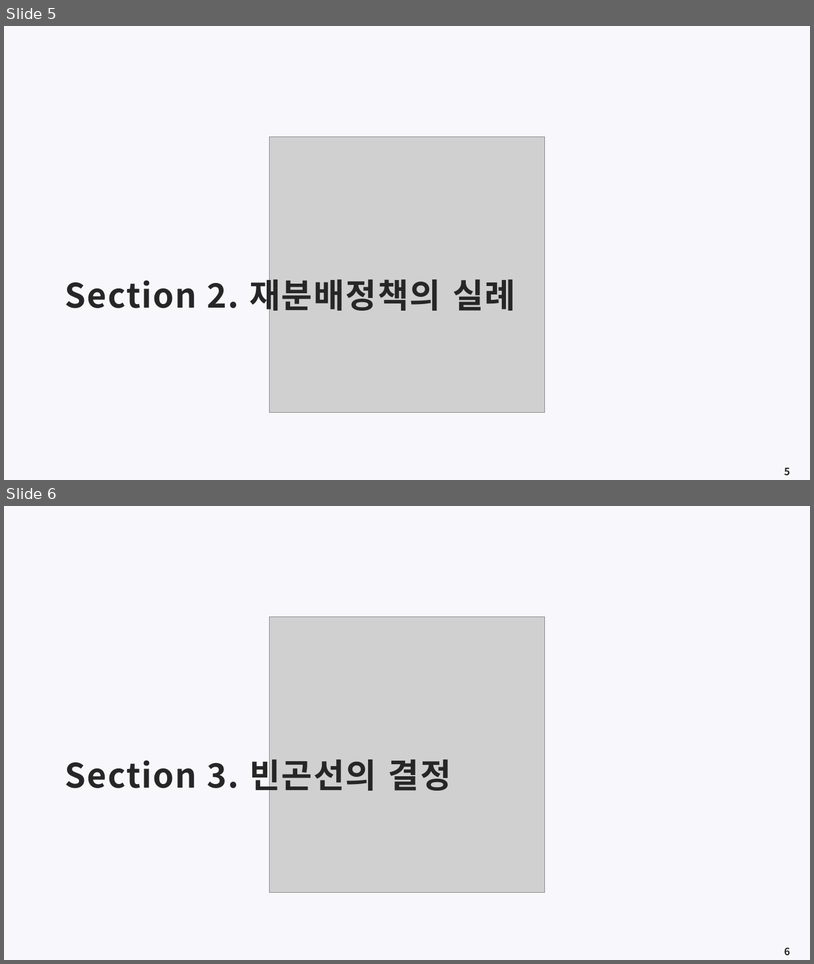
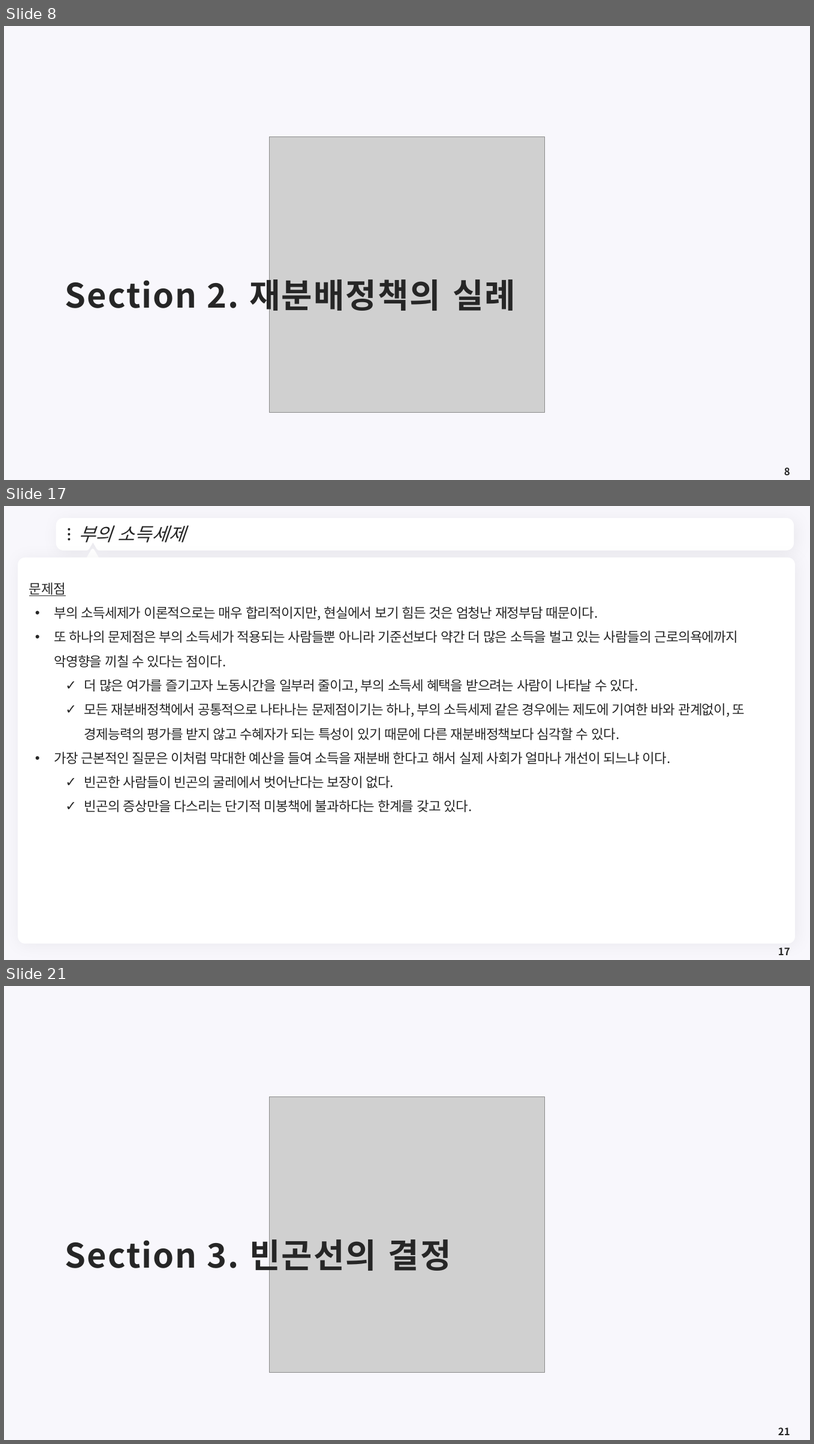
Before and after one commit to meandthey/Teaching, a slide deck: 재정학/01_Lectures/재정학_Chapter_9.pptx. Shown one above the other, each under a label of ours: slides 5 and 6 before the commit, slides 8, 17 and 21 after it; the slides between them are not shown. The pictures are 814x964 and 814x1444 pixels, drawn with LibreOffice and Linux fonts; fonts in the diff are those of the drawing; grey boxes stand for pictures; background and template pictures are left out. Boxes give left, top, right and bottom in pixels: in the first picture for what was removed or moved away, otherwise in the second. Text is boxed around its words. In the diff, an @@ line names an element or a change of style, - is before the commit and + after.

```diff
--- a/재정학/01_Lectures/재정학_Chapter_9.pptx
+++ b/재정학/01_Lectures/재정학_Chapter_9.pptx
@@ slide 17 added at [4, 506, 810, 960], background #F8F7FC @@
@@ freeform shape added at [59, 521, 792, 548], fill #FFFFFF, outline #FFFFFF 7.25 pt @@
@@ ellipse added at [68, 528, 71, 531], fill #262626 @@
@@ ellipse added at [68, 533, 71, 535], fill #262626 @@
@@ ellipse added at [68, 538, 71, 540], fill #262626 @@
@@ title added at [78, 525, 186, 543], 22 pt, text #262626, italic @@
+부의 소득세제
@@ freeform shape added at [776, 530, 783, 539], fill #FFFFFF @@
@@ rounded rectangle added at [18, 558, 796, 943], fill #FFFFFF @@
@@ triangle added at [86, 550, 99, 562], fill #FFFFFF, outline #FFFFFF 3.75 pt @@
@@ text added at [29, 582, 746, 812], 16 pt, text #262626 @@
+문제점
+• 부의 소득세제가 이론적으로는 매우 합리적이지만, 현실에서 보기 힘든 것은 엄청난 재정부담 때문이다.
+• 또 하나의 문제점은 부의 소득세가 적용되는 사람들뿐 아니라 기준선보다 약간 더 많은 소득을 벌고 있는 사람들의 근로의욕에까지 악영향을 끼칠 수 있다는 점이다.
+  ✓ 더 많은 여가를 즐기고자 노동시간을 일부러 줄이고, 부의 소득세 혜택을 받으려는 사람이 나타날 수 있다.
+  ✓ 모든 재분배정책에서 공통적으로 나타나는 문제점이기는 하나, 부의 소득세제 같은 경우에는 제도에 기여한 바와 관계없이, 또 경제능력의 평가를 받지 않고 수혜자가 되는 특성이 있기 때문에 다른 재분배정책보다 심각할 수 있다.
+• 가장 근본적인 질문은 이처럼 막대한 예산을 들여 소득을 재분배 한다고 해서 실제 사회가 얼마나 개선이 되느냐 이다.
+  ✓ 빈곤한 사람들이 빈곤의 굴레에서 벗어난다는 보장이 없다.
+  ✓ 빈곤의 증상만을 다스리는 단기적 미봉책에 불과하다는 한계를 갖고 있다.
@@ page number added at [779, 947, 791, 955], 12 pt, text #262626, bold @@
+17
@@ what was slide 5 is now slide 8 @@
@@ page number at [785, 467, 791, 475]: text changed @@
-5
+8
@@ what was slide 6 is now slide 21 @@
@@ page number at [779, 1427, 791, 1435]: text changed @@
-6
+21
```
Also in this commit, not shown: 1 slide changed, 14 other slides added, 55 other files.
